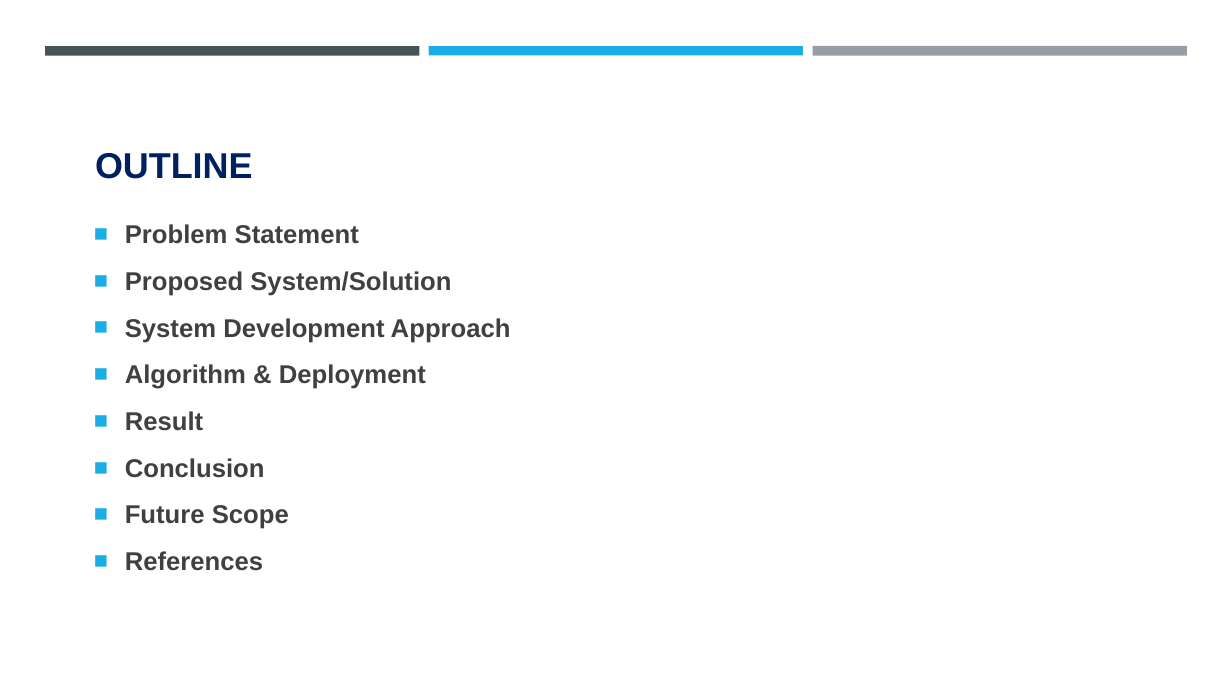
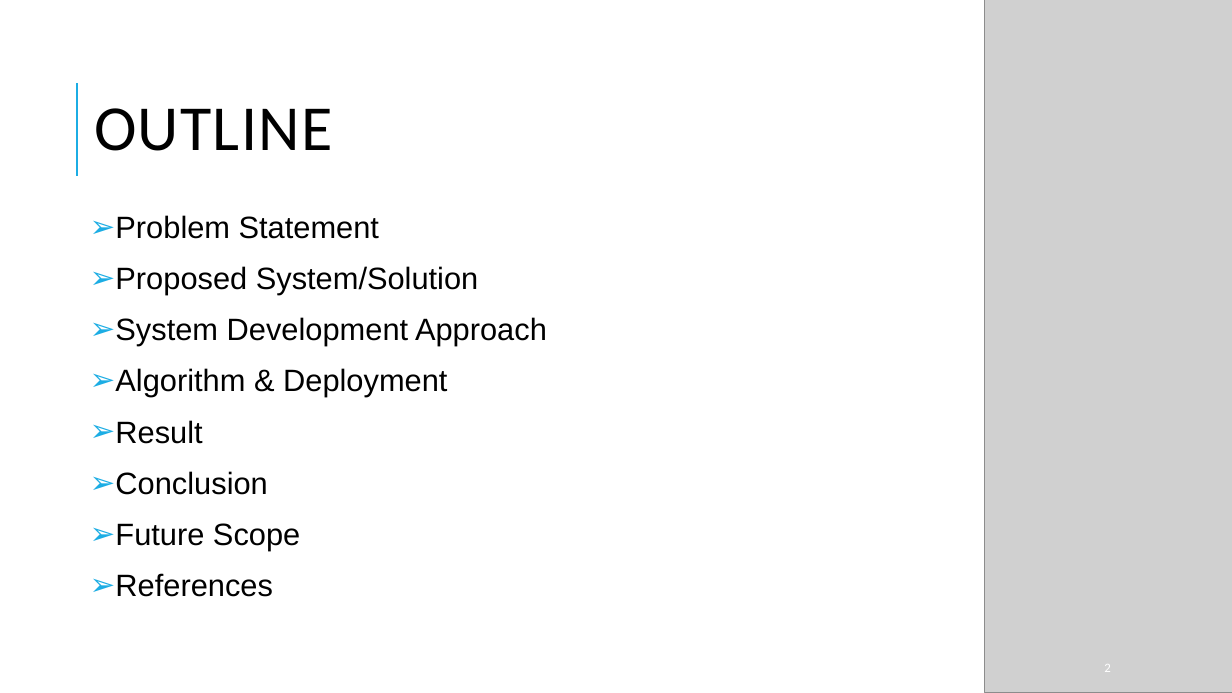
Before and after one commit to kalairehoboth/My-project, a slide deck: slide 2 of Capstone project.pptx. Drawn at 1232x693 pixels with LibreOffice and Linux fonts; fonts in the diff are those of the drawing; grey boxes stand for pictures; background and template pictures are left out. Boxes give left, top, right and bottom in pixels: in the first picture for what was removed or moved away, otherwise in the second. Text is boxed around its words. In the diff, an @@ line names an element or a change of style, - is before the commit and + after.

```diff
--- a/Capstone project.pptx
+++ b/Capstone project.pptx
@@ rectangle added at box(0, 0, 763, 693), fill #FFFFFF at 90% opacity @@
@@ picture added at box(985, 0, 1232, 693) @@
@@ rectangle removed at box(45, 46, 420, 55) @@
@@ title "OUTLINE" at box(94, 108, 332, 151): size 28 to 50 pt, font Arial to Calibri, text colour #002060 to #000000, letter spacing 0 to 1 pt, bold off; line spacing 1 to 0.8; vertical alignment bottom to middle @@
@@ rectangle removed at box(429, 46, 803, 55) @@
@@ rectangle removed at box(812, 46, 1187, 56) @@
@@ line added from (77, 176) to (77, 83), #1CADE4 1.5 pt @@
@@ text "Problem Statement": place and size @@
-text "Problem Statement" at box(125, 224, 511, 571)
+text "Problem Statement" at box(115, 215, 547, 597)
@@ text "Problem Statement" at box(115, 215, 547, 597): size 20 to 24 pt, text colour #404040 to #000000, bold off; bullet ■ to ➢; line spacing 1.1 to 0.9; more space between paragraphs @@
@@ page number added at box(1104, 664, 1110, 672), 10 pt, text #FFFFFF @@
+2
```
Also in this commit, not shown: 10 other slides changed, 2 slides added, 2 slides removed.
